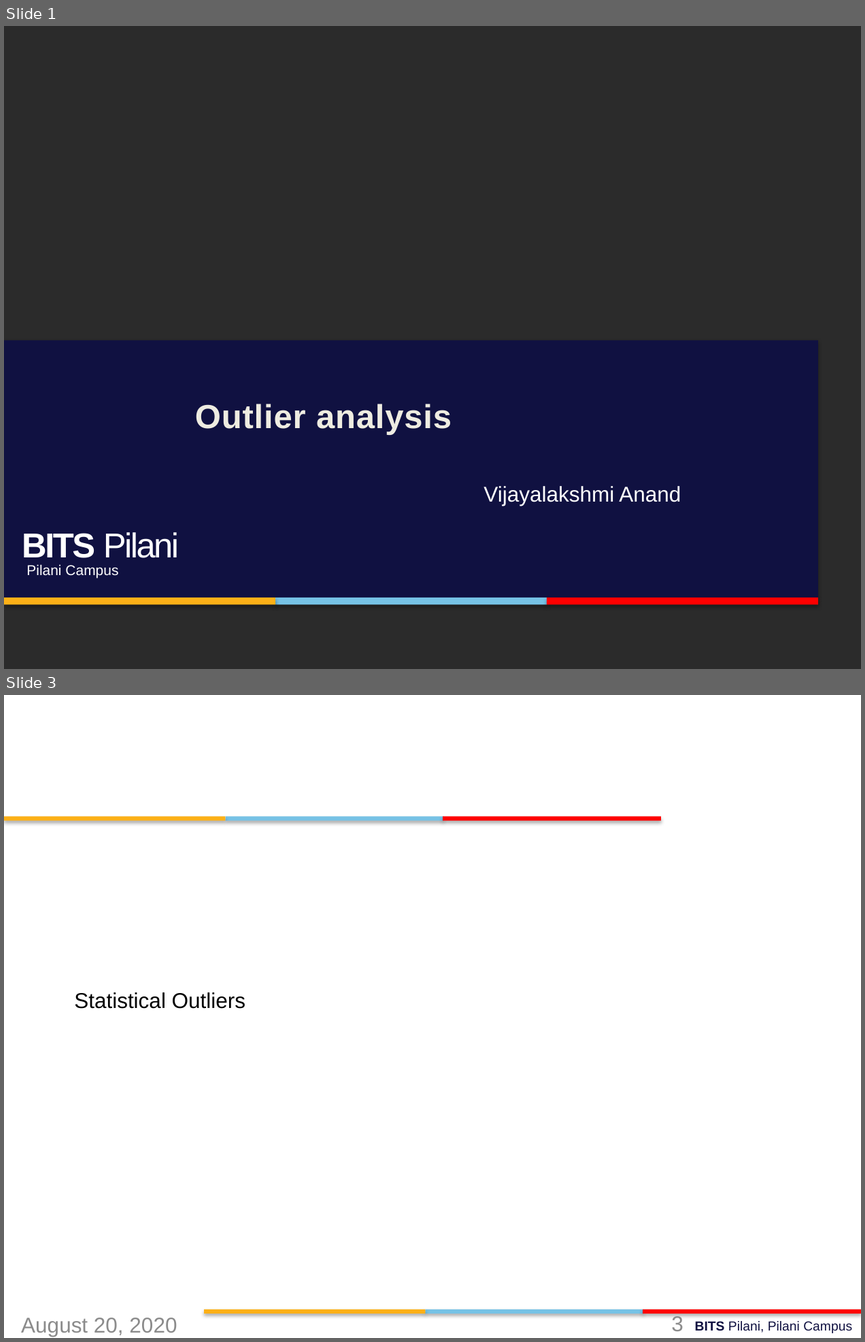
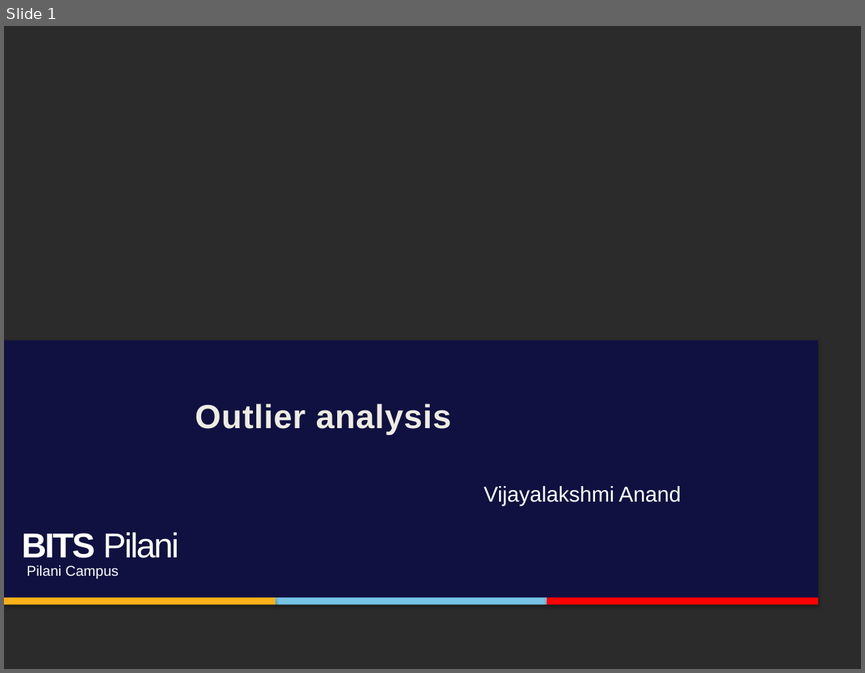
Before and after one commit to ElisonSherton/MTech_DSE, a slide deck: Sem1/DM/lecture_slides/Outlier ananlysis.pptx. Shown one above the other, each under a label of ours: slides 1 and 3 before the commit, slide 1 after it; the slides between them are not shown. The pictures are 865x1342 and 865x673 pixels, drawn with LibreOffice and Linux fonts; fonts in the diff are those of the drawing; background and template pictures are left out; a plain dark background stands for a picture behind light text. Boxes give left, top, right and bottom in pixels: in the first picture for what was removed or moved away, otherwise in the second. Text is boxed around its words. In the diff, an @@ line names an element or a change of style, - is before the commit and + after.

```diff
--- a/Sem1/DM/lecture_slides/Outlier ananlysis.pptx
+++ b/Sem1/DM/lecture_slides/Outlier ananlysis.pptx
@@ slide 3 removed at box(4, 695, 861, 1338), background #FFFFFF @@
@@ rectangle removed at box(4, 817, 225, 821) @@
@@ rectangle removed at box(225, 817, 443, 821) @@
@@ rectangle removed at box(443, 817, 661, 821) @@
@@ title removed at box(74, 992, 245, 1008) @@
-Statistical Outliers
@@ text removed at box(21, 1317, 177, 1336) @@
-August 20, 2020
@@ rectangle removed at box(204, 1309, 425, 1314) @@
@@ rectangle removed at box(426, 1309, 644, 1314) @@
@@ rectangle removed at box(643, 1309, 861, 1314) @@
@@ page number removed at box(671, 1314, 683, 1331) @@
-3
@@ text removed at box(695, 1321, 852, 1333) @@
-BITS Pilani, Pilani Campus
```
Also in this commit, not shown: 20 other slides changed, 2 slides added, 2 other slides removed, 15 other files.
